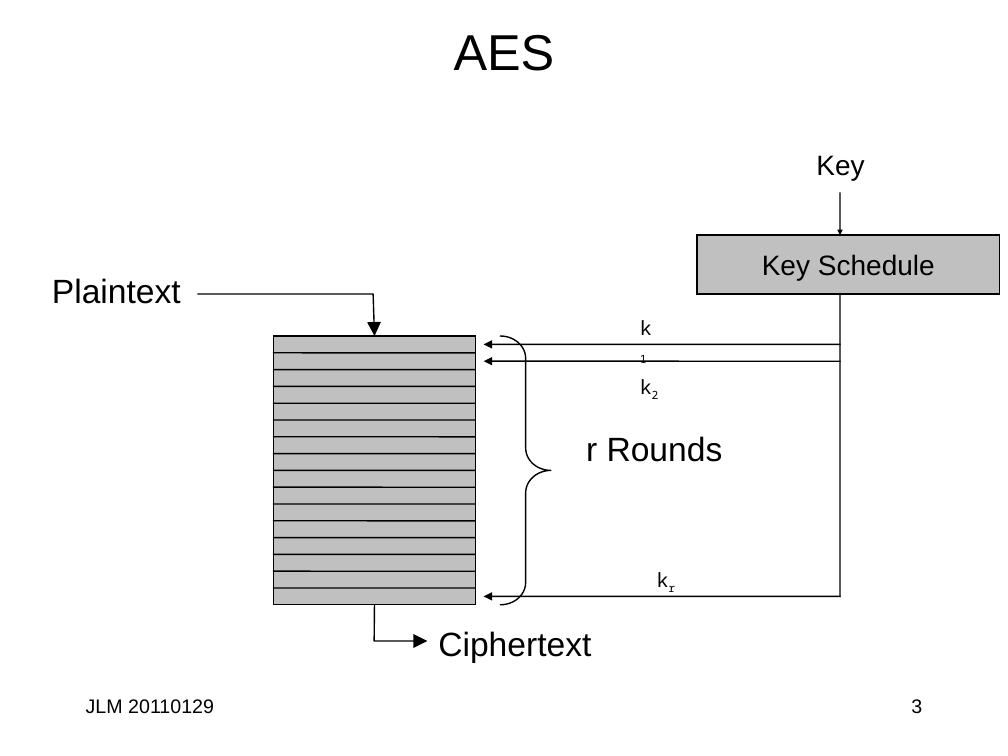
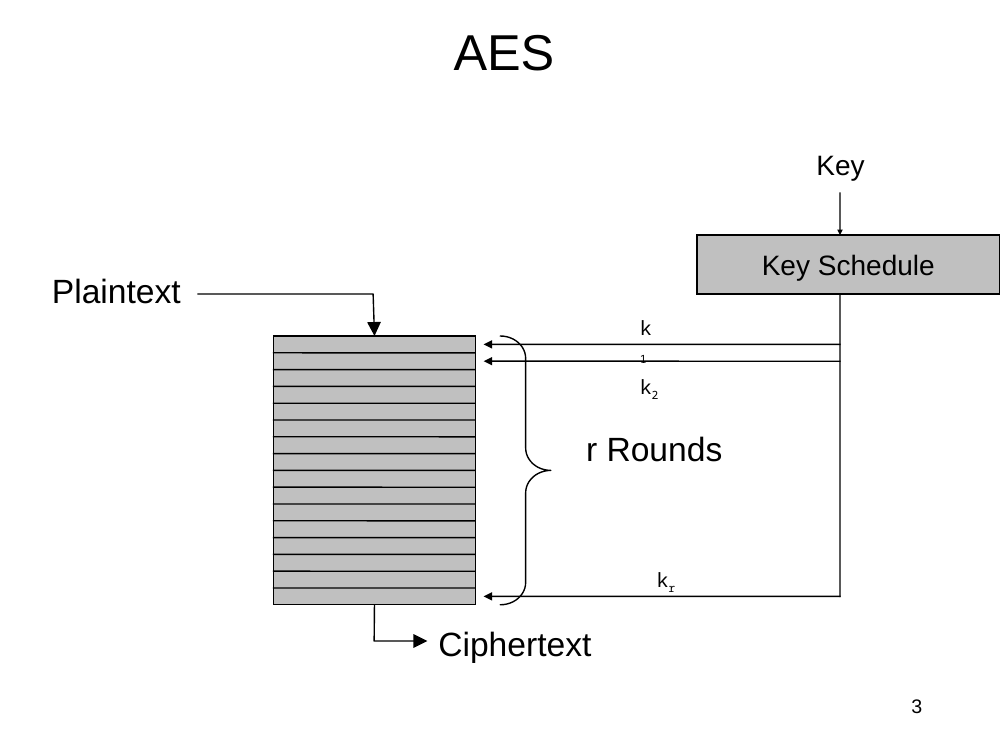
Before and after one commit to jlmucb/class_notes, a slide deck: slide 3 of BerkeleyClass/CS290Spring2013/Lectures/Cryptoclass5.pptx. Drawn at 1008x756 pixels with LibreOffice and Linux fonts; fonts in the diff are those of the drawing. Boxes give left, top, right and bottom in pixels: in the first picture for what was removed or moved away, otherwise in the second. Text is boxed around its words. In the diff, an @@ line names an element or a change of style, - is before the commit and + after.

```diff
--- a/BerkeleyClass/CS290Spring2013/Lectures/Cryptoclass5.pptx
+++ b/BerkeleyClass/CS290Spring2013/Lectures/Cryptoclass5.pptx
@@ text removed at [86, 699, 214, 714] @@
-JLM 20110129
```
Also in this commit, not shown: 4 other slides changed, 1 other file.
